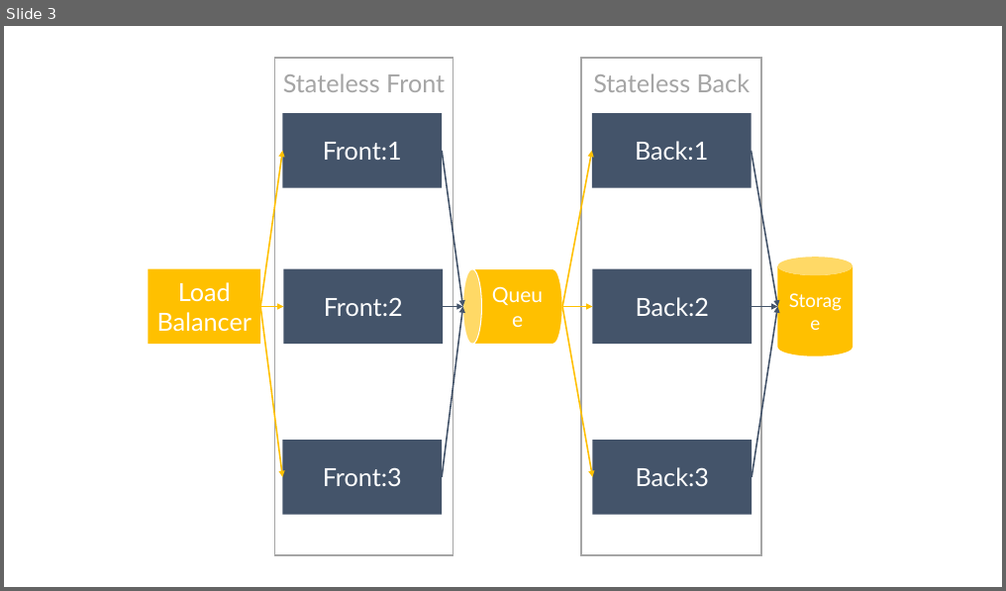
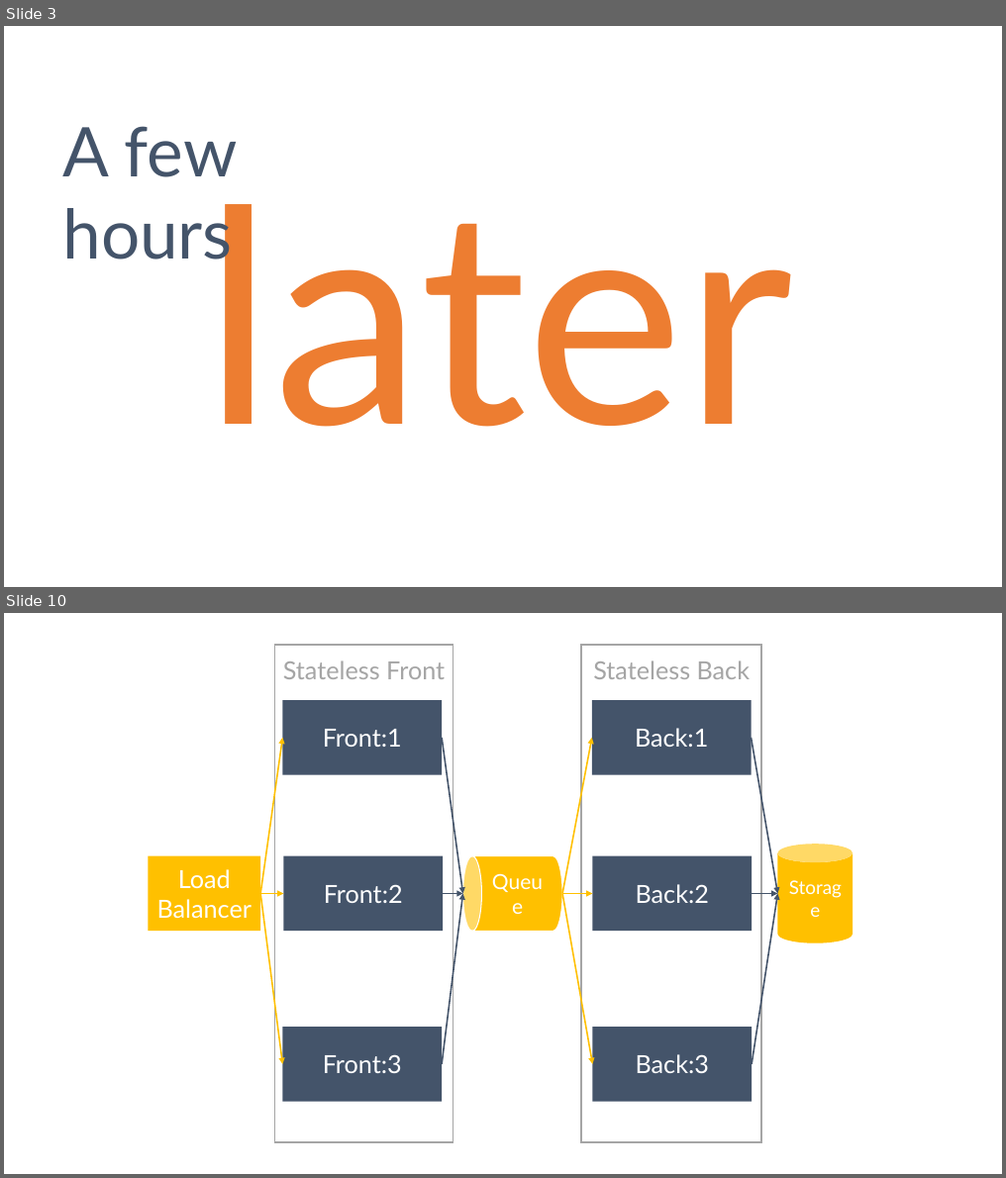
Before and after one commit to danielmarbach/service-fabric-webinar, a slide deck: Slides.pptx. Shown one above the other, each under a label of ours: slide 3 before the commit, slides 3 and 10 after it; the slides between them are not shown. The pictures are 1006x591 and 1006x1178 pixels, drawn with LibreOffice and Linux fonts; fonts in the diff are those of the drawing. Boxes give left, top, right and bottom in pixels: in the first picture for what was removed or moved away, otherwise in the second. Text is boxed around its words. In the diff, an @@ line names an element or a change of style, - is before the commit and + after.

```diff
--- a/Slides.pptx
+++ b/Slides.pptx
@@ slide 3 added at (4,26,1002,587), background #FFFFFF @@
@@ text added at (62,126,238,272), 66 pt, text #44546A @@
+A few hours
@@ text added at (204,166,793,427), 287 pt, text #ED7D31 @@
+later…
@@ what was slide 3 is now slide 10 @@
```
Also in this commit, not shown: 1 slide changed, 11 other slides added, 1 slide removed, 1 other file.
